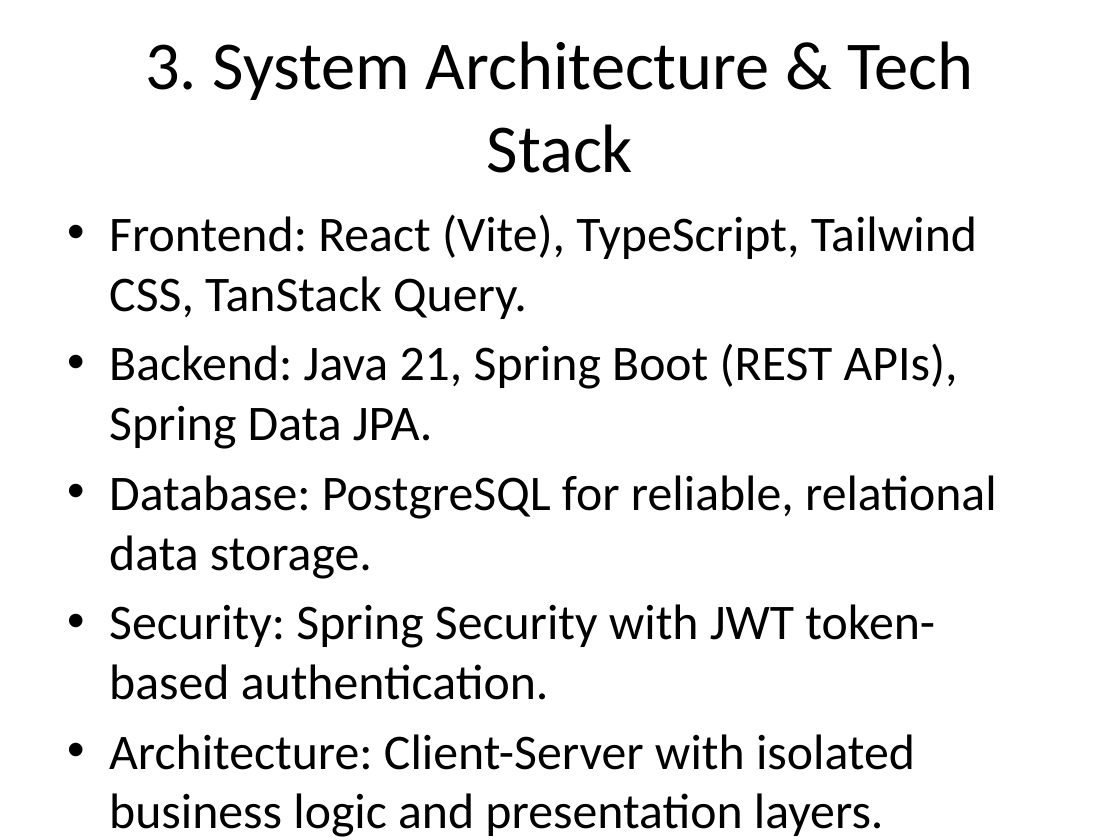
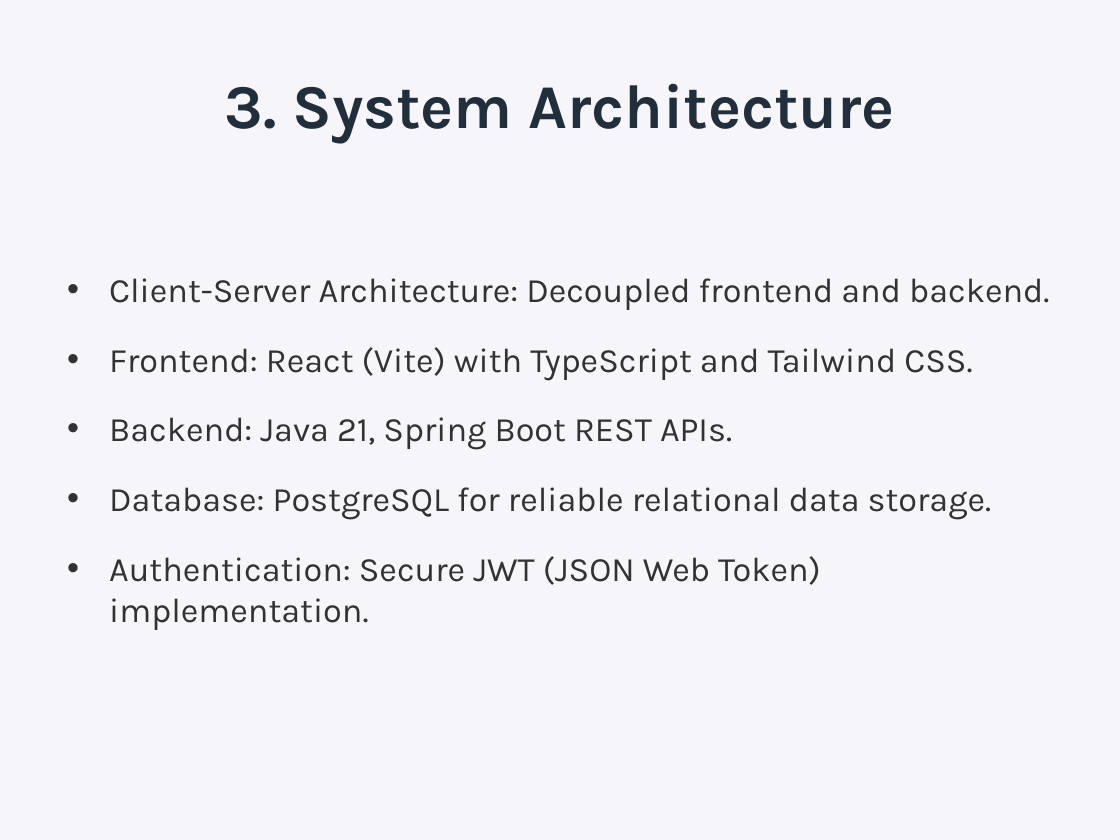
Before and after one commit to Ma-nas/Attandance-Managment-system, a slide deck: slide 4 of Attendance_Management_System_Presentation.pptx. Drawn at 1120x840 pixels with LibreOffice and Linux fonts; fonts in the diff are those of the drawing. Boxes give left, top, right and bottom in pixels: in the first picture for what was removed or moved away, otherwise in the second. Text is boxed around its words. In the diff, an @@ line names an element or a change of style, - is before the commit and + after.

Commit message:
docs(presentation): update Attendance Management System slide presentation and report assets

```diff
--- a/Attendance_Management_System_Presentation.pptx
+++ b/Attendance_Management_System_Presentation.pptx
@@ background #FFFFFF to #F5F5FA @@
@@ title at (225, 83, 895, 143): text changed; size 44 to 40 pt; font Calibri to Karla; text colour #000000 to #212F3D; bold on @@
-3. System Architecture & Tech Stack
+3. System Architecture
@@ text at (109, 278, 1049, 630): text changed; size 32 to 22 pt; font Calibri to Karla; text colour #000000 to #323232 @@
-• Frontend: React (Vite), TypeScript, Tailwind CSS, TanStack Query.
-• Backend: Java 21, Spring Boot (REST APIs), Spring Data JPA.
-• Database: PostgreSQL for reliable, relational data storage.
-• Security: Spring Security with JWT token-based authentication.
-• Architecture: Client-Server with isolated business logic and presentation layers.
+• Client-Server Architecture: Decoupled frontend and backend.
+• Frontend: React (Vite) with TypeScript and Tailwind CSS.
+• Backend: Java 21, Spring Boot REST APIs.
+• Database: PostgreSQL for reliable relational data storage.
+• Authentication: Secure JWT (JSON Web Token) implementation.
```
Also in this commit, not shown: 6 other slides changed, 3 slides added, 2 slides removed, 2 other files.
